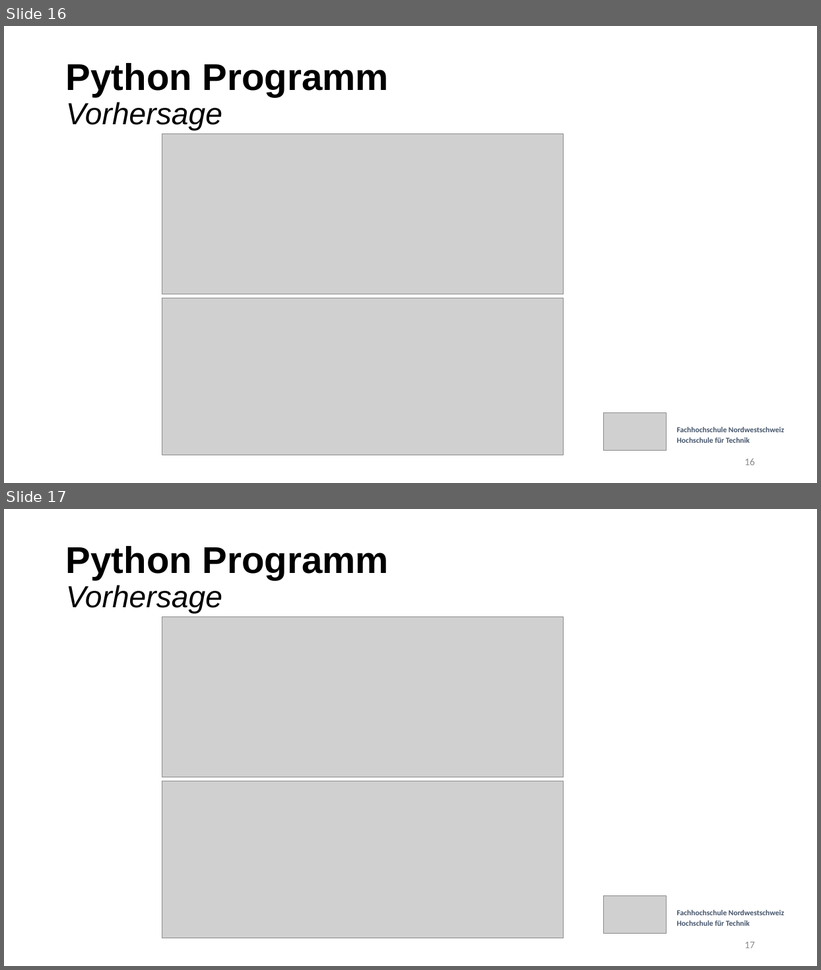
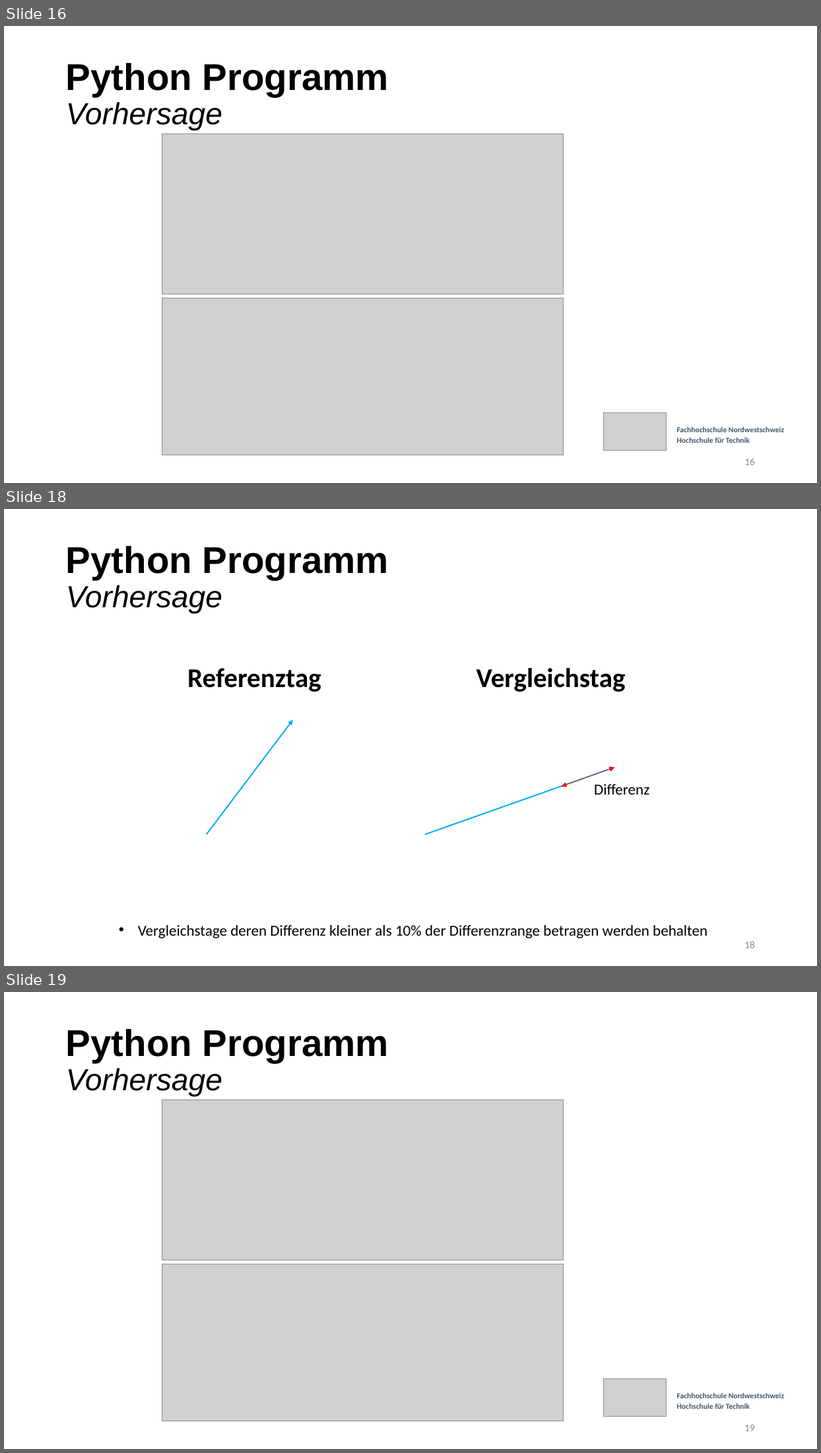
Before and after one commit to etiiiR/FHNW_Wettermonitor, a slide deck: Powerpoint v3.pptx. Shown one above the other, each under a label of ours: slides 16 and 17 before the commit, slides 16, 18 and 19 after it; the slides between them are not shown. The pictures are 821x970 and 821x1453 pixels, drawn with LibreOffice and Linux fonts; fonts in the diff are those of the drawing; grey boxes stand for pictures. Boxes give left, top, right and bottom in pixels: in the first picture for what was removed or moved away, otherwise in the second. Text is boxed around its words. In the diff, an @@ line names an element or a change of style, - is before the commit and + after.

```diff
--- a/Powerpoint v3.pptx
+++ b/Powerpoint v3.pptx
@@ slide 18 added at (4,509,817,966), background #FFFFFF @@
@@ title added at (66,546,389,613), 44 pt, text #000000, bold @@
+Python Programm
+Vorhersage
@@ text added at (187,668,321,692), 32 pt, text #000000, bold @@
+Referenztag
@@ text added at (477,668,626,692), 32 pt, text #000000, bold @@
+Vergleichstag
@@ arrow added from (207, 835) to (293, 720), #00B0F0 1.5 pt @@
@@ arrow added from (425, 835) to (614, 768), #00B0F0 1.5 pt @@
@@ double arrow added from (614, 768) to (562, 787), #FF0000 0.5 pt @@
@@ text added at (594,784,649,795), 18 pt, text #000000 @@
+Differenz
@@ text added at (138,925,708,939), 18 pt, text #000000 @@
+• Vergleichstage deren Differenz kleiner als 10% der Differenzrange betragen werden behalten
@@ page number added at (745,941,755,949), 12 pt, text #8C8C8C @@
+18
@@ what was slide 17 is now slide 19 @@
@@ page number at (745,1425,755,1432): text changed @@
-17
+19
```
Also in this commit, not shown: 1 other slide added, 1 slide removed.
